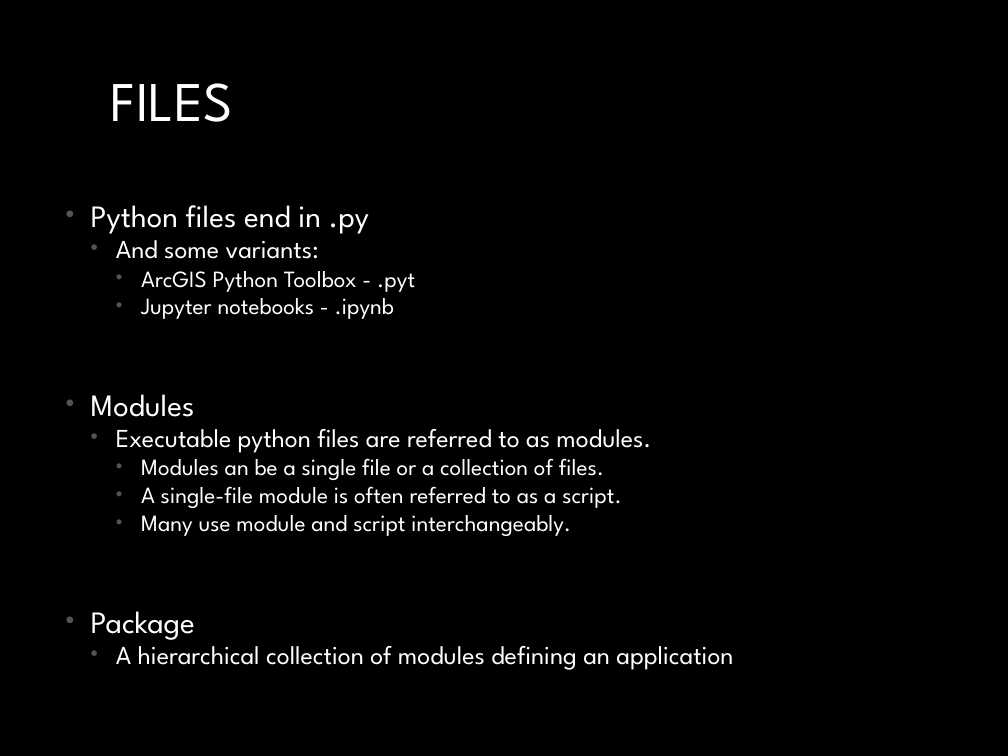
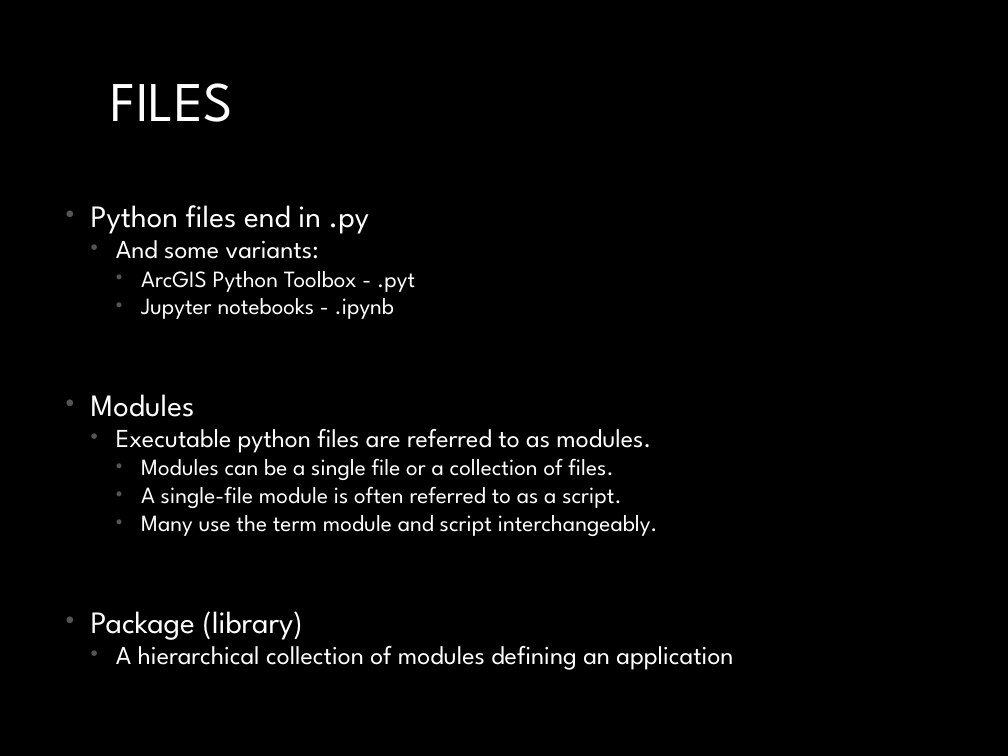
Before and after one commit to MichaelTroyer/Learning_Python_For_Fun_and_Profit, a slide deck: slide 4 of 2. Basics/Python_Basics.pptx (slide 3 before the commit). Drawn at 1008x756 pixels with LibreOffice and Linux fonts; fonts in the diff are those of the drawing. Boxes give left, top, right and bottom in pixels: in the first picture for what was removed or moved away, otherwise in the second. Text is boxed around its words. In the diff, an @@ line names an element or a change of style, - is before the commit and + after.

```diff
--- a/2. Basics/Python_Basics.pptx
+++ b/2. Basics/Python_Basics.pptx
@@ text at bbox=[141, 452, 613, 480]: text changed @@
-    • Modules an be a single file or a collection of files.
+    • Modules can be a single file or a collection of files.
@@ text at bbox=[91, 515, 658, 640]: text changed @@
-    • Many use module and script interchangeably.
-• Package
+    • Many use the term module and script interchangeably.
+• Package (library)
```
Also in this commit, not shown: 6 other slides changed, 12 slides added, 5 other files.
